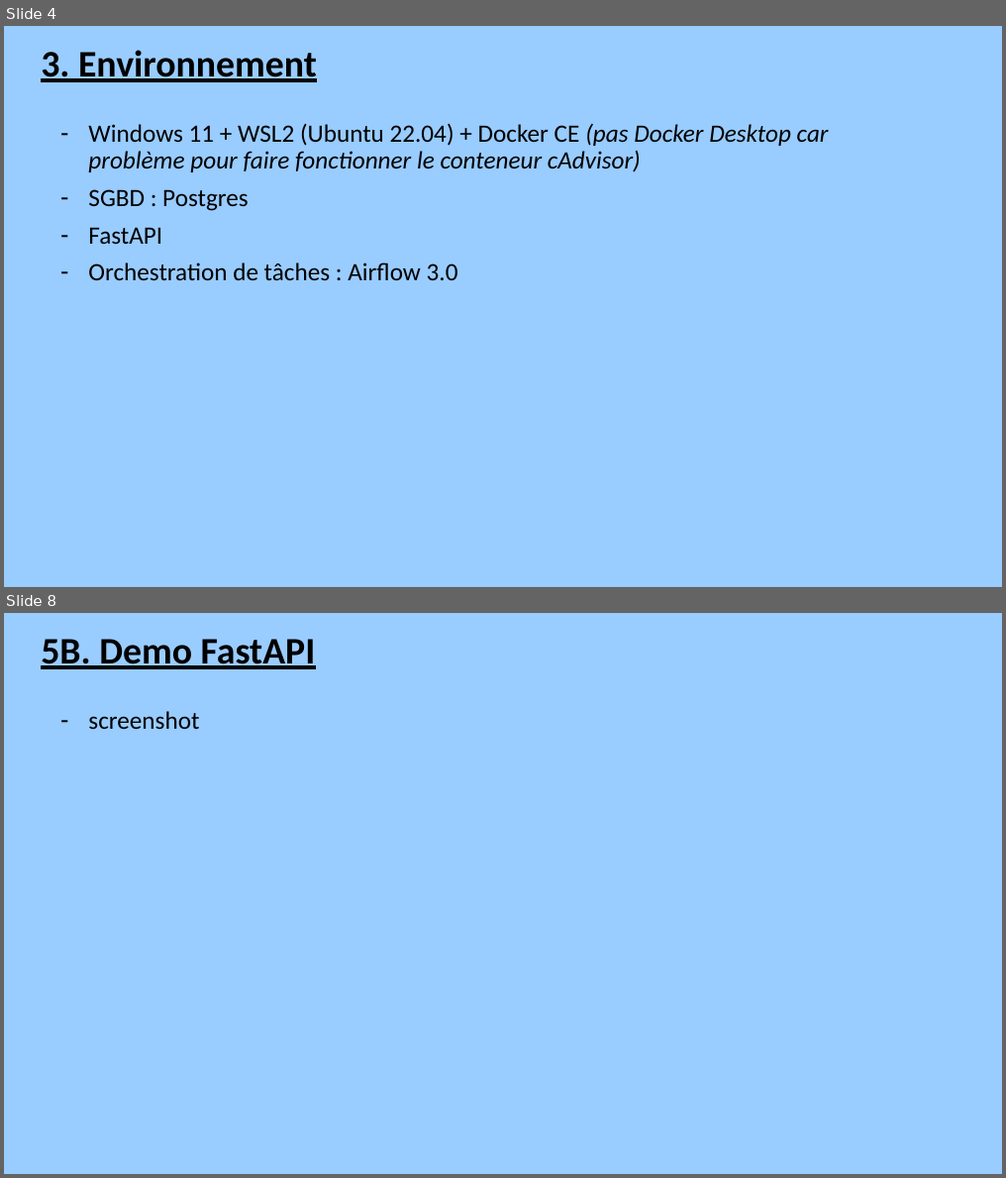
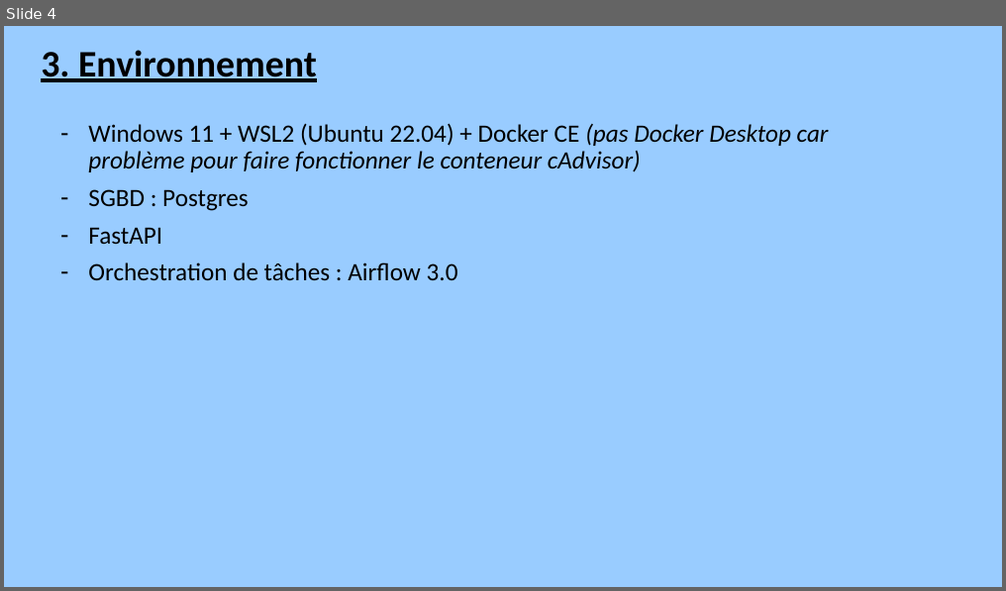
Before and after one commit to vimchun/Job-Market-in-France, a slide deck: powerpoint/slides_soutenance.pptx. Shown one above the other, each under a label of ours: slides 4 and 8 before the commit, slide 4 after it; the slides between them are not shown. The pictures are 1006x1178 and 1006x591 pixels, drawn with LibreOffice and Linux fonts; fonts in the diff are those of the drawing. Boxes give left, top, right and bottom in pixels: in the first picture for what was removed or moved away, otherwise in the second. Text is boxed around its words. In the diff, an @@ line names an element or a change of style, - is before the commit and + after.

```diff
--- a/powerpoint/slides_soutenance.pptx
+++ b/powerpoint/slides_soutenance.pptx
@@ slide 8 removed at [4, 613, 1002, 1174], background #99CCFF @@
@@ text removed at [41, 639, 316, 669] @@
-5B. Demo FastAPI
@@ subtitle removed at [88, 711, 199, 730] @@
-– screenshot
```
Also in this commit, not shown: 6 slides changed, 3 slides added, 2 other slides removed.
